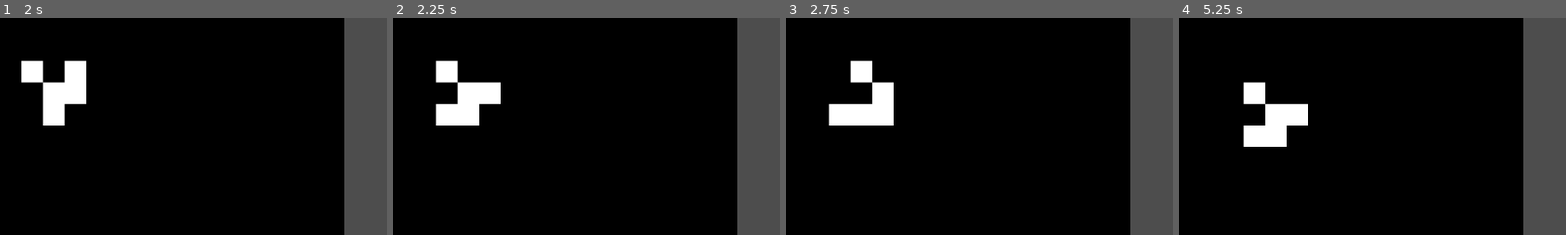
Above: before the commit, frames 1-4 (left to right).
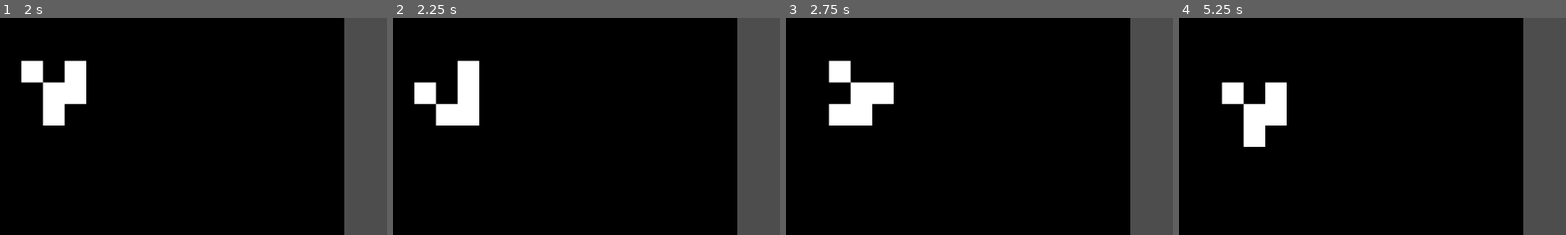
Above: after the commit, the same moments.

Repository: javier-adrian/GOL-GDS
Game: Godot game, scene res://main.tscn
Two runs of this game, one before a commit and one after it. Both use one fixed random seed, a clock stepped at 60 frames per second and the inputs below. The project has no main scene, so this scene is started directly.
Inputs:
- Up to frame 1 (2 s): tap Enter at 0.5 s; tap = (faster, bound only after the commit) at 0.6, 1.55 s; tap - (slower, bound only after the commit) at 0.8, 1.35 s; tap Space (play) at 1.25 s
- Up to frame 2 (2.25 s): tap Enter at 2 s; tap . (next) at 2.1 s
- Up to frame 3 (2.75 s): tap - (slower, bound only after the commit) at 2.3 s
- Up to frame 4 (5.25 s): tap Space (play) at 2.85, 3.5 s; tap = (faster, bound only after the commit) at 3.05, 3.6, 4.55, 5.1 s; tap - (slower, bound only after the commit) at 3.8, 4.35 s; tap Enter at 5 s
The pictures show only the part of the screen within x 0-50%, y 0-50%; the shares and areas given below are measured in that part.

Frame 1 is identical in both runs. In frame 2, 2.3% of the frame differs, in the area x 5-28%, y 19-40%; in frame 3, 2.3%; in frame 4, 3.4%, in the area x 11-34%, y 29-60%.

Commit message:
add option to increase and decrease speed

Diff:
--- a/World.gd
+++ b/World.gd
@@ -6,6 +6,7 @@
 var cell: Vector2i
 var neighbors: int
 var playing := false
+var speed: float
 
 @export var timer: Timer
 
@@ -54,6 +55,8 @@
 
 
 func _ready():
+	speed = timer.wait_time
+
 	for x in range(16):
 		for y in range(16):
 			cell = Vector2i(x,y)
@@ -73,3 +76,5 @@
 func _input(event):
 	if Input.is_action_just_released("play"): playing = false if playing else true
 	if Input.is_action_just_released("next"): update()
+	if Input.is_action_just_released("faster"): timer.wait_time /= 2
+	if Input.is_action_just_released("slower"): timer.wait_time *= 2
--- a/project.godot
+++ b/project.godot
@@ -27,6 +27,16 @@
 }
 play={
 "deadzone": 0.5,
-"events": [Object(InputEventKey,"resource_local_to_scene":false,"resource_name":"","device":-1,"window_id":0,"alt_pressed":false,"shift_pressed":false,"ctrl_pressed":false,"meta_pressed":false,"pressed":false,"keycode":0,"physical_keycode":32,"key_label":0,"unicode":32,"echo":false,"script":null)
+"events": [Object(InputEventKey,"resource_local_to_scene":false,"resource_name":"","device":-1,"window_id":0,"alt_pressed":false,"shift_pressed":false,"ctrl_pressed":false,"meta_pressed":false,"pressed":false,"keycode":32,"physical_keycode":32,"key_label":32,"unicode":32,"echo":false,"script":null)
 ]
 }
+faster={
+"deadzone": 0.5,
+"events": [Object(InputEventKey,"resource_local_to_scene":false,"resource_name":"","device":-1,"window_id":0,"alt_pressed":false,"shift_pressed":false,"ctrl_pressed":false,"meta_pressed":false,"pressed":false,"keycode":0,"physical_keycode":61,"key_label":0,"unicode":61,"echo":false,"script":null)
+]
+}
+slower={
+"deadzone": 0.5,
+"events": [Object(InputEventKey,"resource_local_to_scene":false,"resource_name":"","device":-1,"window_id":0,"alt_pressed":false,"shift_pressed":false,"ctrl_pressed":false,"meta_pressed":false,"pressed":false,"keycode":0,"physical_keycode":45,"key_label":0,"unicode":45,"echo":false,"script":null)
+]
+}
